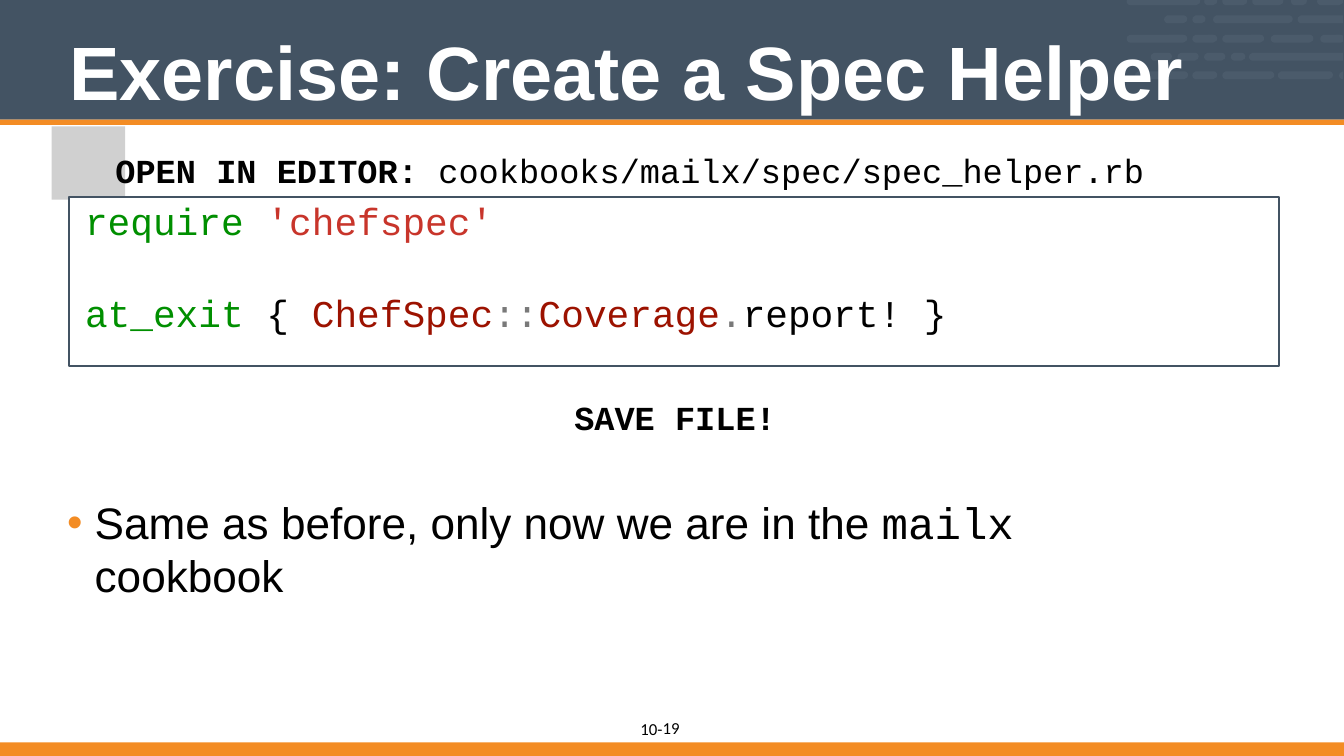
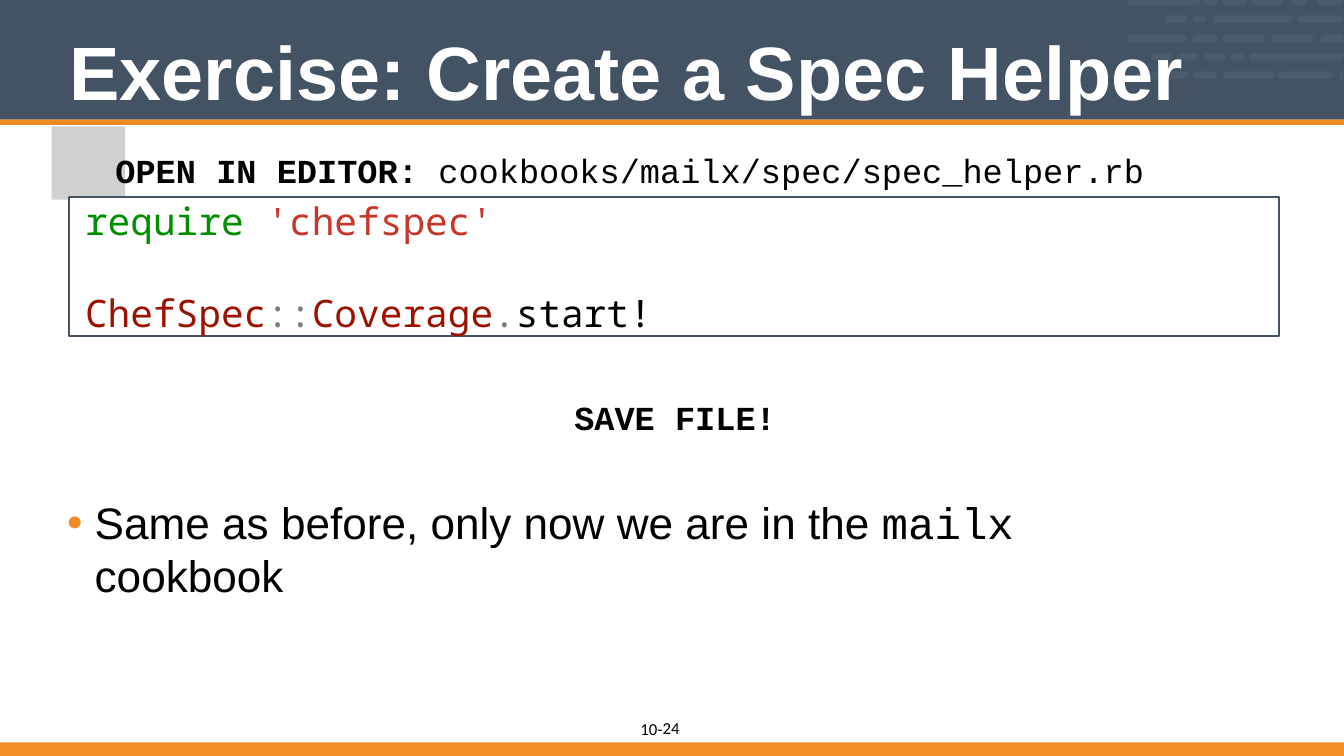
Before and after one commit to vinyar/chef-intermediate, a slide deck: slide 24 of 10-introduction_to_chefspec.pptx (slide 19 before the commit). Drawn at 1344x756 pixels with LibreOffice and Linux fonts; fonts in the diff are those of the drawing; grey boxes stand for pictures. Boxes give left, top, right and bottom in pixels: in the first picture for what was removed or moved away, otherwise in the second. Text is boxed around its words. In the diff, an @@ line names an element or a change of style, - is before the commit and + after.

Commit message:
Update Intro to ChefSpec (Module 10)
* Updated the fonts and formatting
* Updated the commands to remove the 'require_relative'
* Updated to use 'rspec --init' to generate the spec directory
* Added the command generate the spec/unit directory
* Changed coverge to now use ChefSpec::Coverage.start! instead of report! in an at_exit block
* Changed Runner to SoloRunner
* Incluced details about the two different mailx package per platform
* Called the platforms by their platform name instead of platform family

```diff
--- a/10-introduction_to_chefspec.pptx
+++ b/10-introduction_to_chefspec.pptx
@@ rectangle "require 'chefspec'": place and size @@
-rectangle "require 'chefspec'" at (70,197,1279,367)
+rectangle "require 'chefspec'" at (70,197,1279,336)
@@ text in rectangle at (85,206,493,244): font Courier New to Noto Sans Mono in "require 'chefspec'" @@
@@ text in rectangle at (85,298,652,337): text changed; font Courier New to Noto Sans Mono @@
-at_exit { ChefSpec::Coverage.report! }
+ChefSpec::Coverage.start!
@@ page number at (663,723,680,734): text changed @@
-19
+24
```
Also in this commit, not shown: 17 other slides changed, 6 slides added, 1 slide removed.
